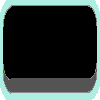
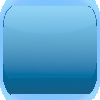
Comparing the layer stacks of the two 100×100 images. Changes:
added layer "Layer_darker #1" above "Pasted Layer #3" over [0, 5, 100, 34]
added layer "Pasted Layer #3" above "Pasted Layer" over [3, 6, 97, 79]
hid "Pasted Layer" over [3, 6, 97, 79]
removed layer "Pasted Layer #1" over [3, 16, 97, 92]
added layer "Pasted Layer #4" above "Pasted Layer #2" over [3, 5, 97, 95]
painted on "Pasted Layer #2" over [0, 0, 100, 100]
painted on "BottomUIButton.png" over [2, 4, 98, 95]
